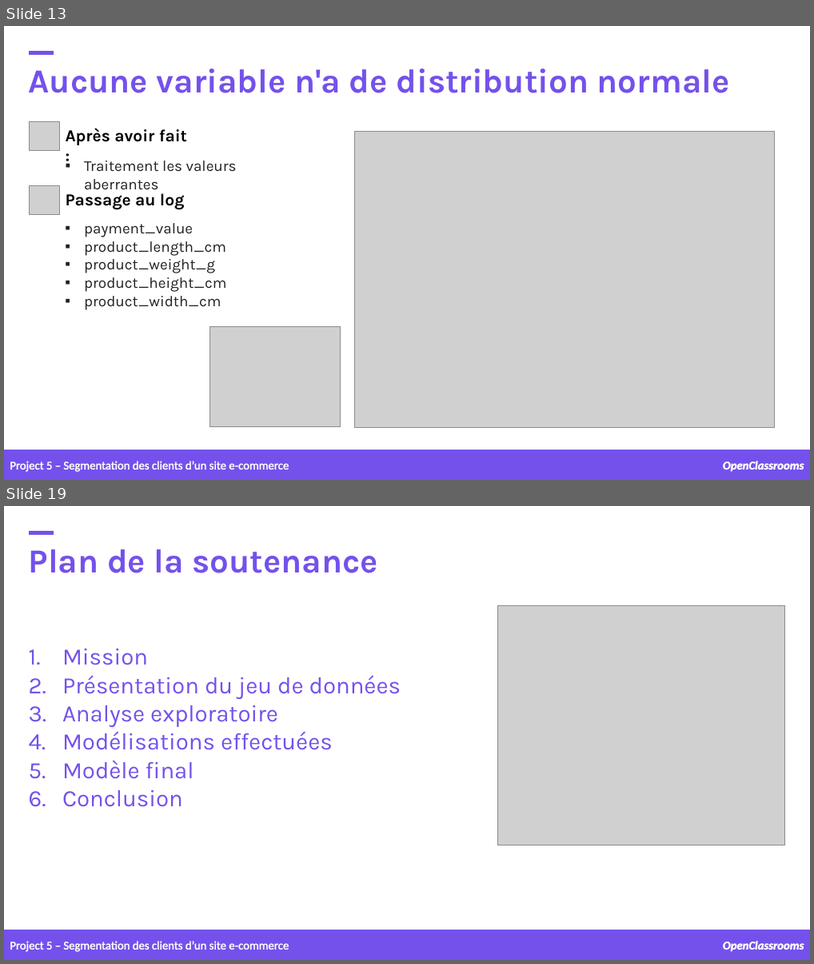
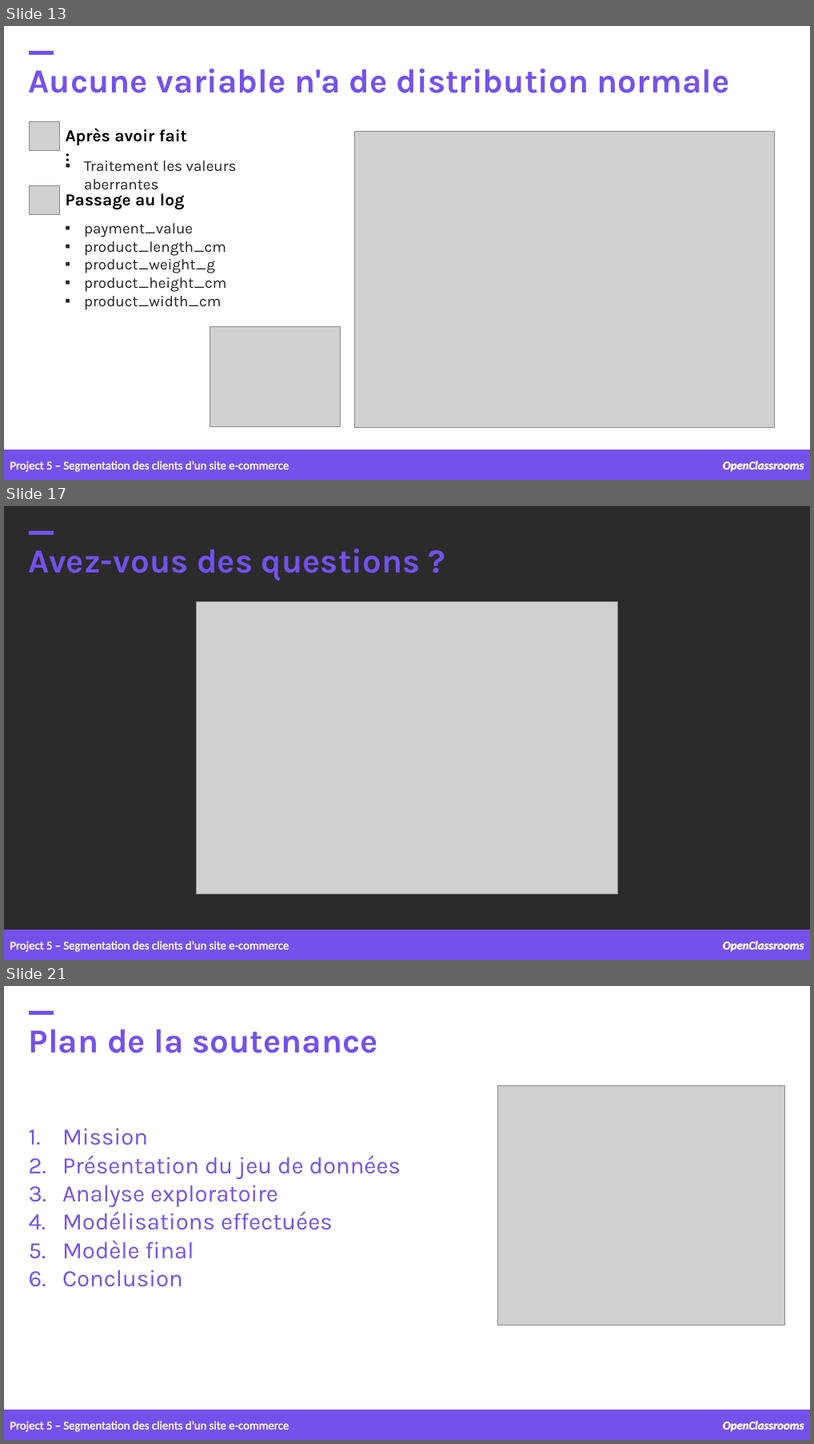
Before and after one commit to samirhinojosa/OC-P5-segment-customers-of-website, a slide deck: supports/P5_presentation v1.pptx. Shown one above the other, each under a label of ours: slides 13 and 19 before the commit, slides 13, 17 and 21 after it; the slides between them are not shown. The pictures are 814x964 and 814x1444 pixels, drawn with LibreOffice and Linux fonts; fonts in the diff are those of the drawing; grey boxes stand for pictures; background and template pictures are left out; a plain dark background stands for a picture behind light text. Boxes give left, top, right and bottom in pixels: in the first picture for what was removed or moved away, otherwise in the second. Text is boxed around its words. In the diff, an @@ line names an element or a change of style, - is before the commit and + after.

```diff
--- a/supports/P5_presentation v1.pptx
+++ b/supports/P5_presentation v1.pptx
@@ slide 17 added at (4, 506, 810, 960), background picture (left out) @@
@@ text added at (29, 548, 421, 581), 40 pt, text #7451EB, bold @@
+Avez-vous des questions ?
@@ rectangle added at (29, 531, 53, 535), fill #7451EB, outline #7451EB 1 pt @@
@@ picture added at (196, 601, 618, 894) @@
@@ rectangle added at (4, 929, 810, 960), fill #7451EB, outline #7451EB 1 pt @@
@@ text added at (10, 940, 289, 952), 14 pt, text #FFFFFF @@
+Project 5 – Segmentation des clients d’un site e-commerce
@@ text added at (723, 940, 805, 951), 14 pt, text #FFFFFF, bold, italic @@
+OpenClassrooms
@@ what was slide 19 is now slide 21 @@
```
Also in this commit, not shown: 1 slide changed, 2 other slides added, 1 slide removed, 2 other files.
